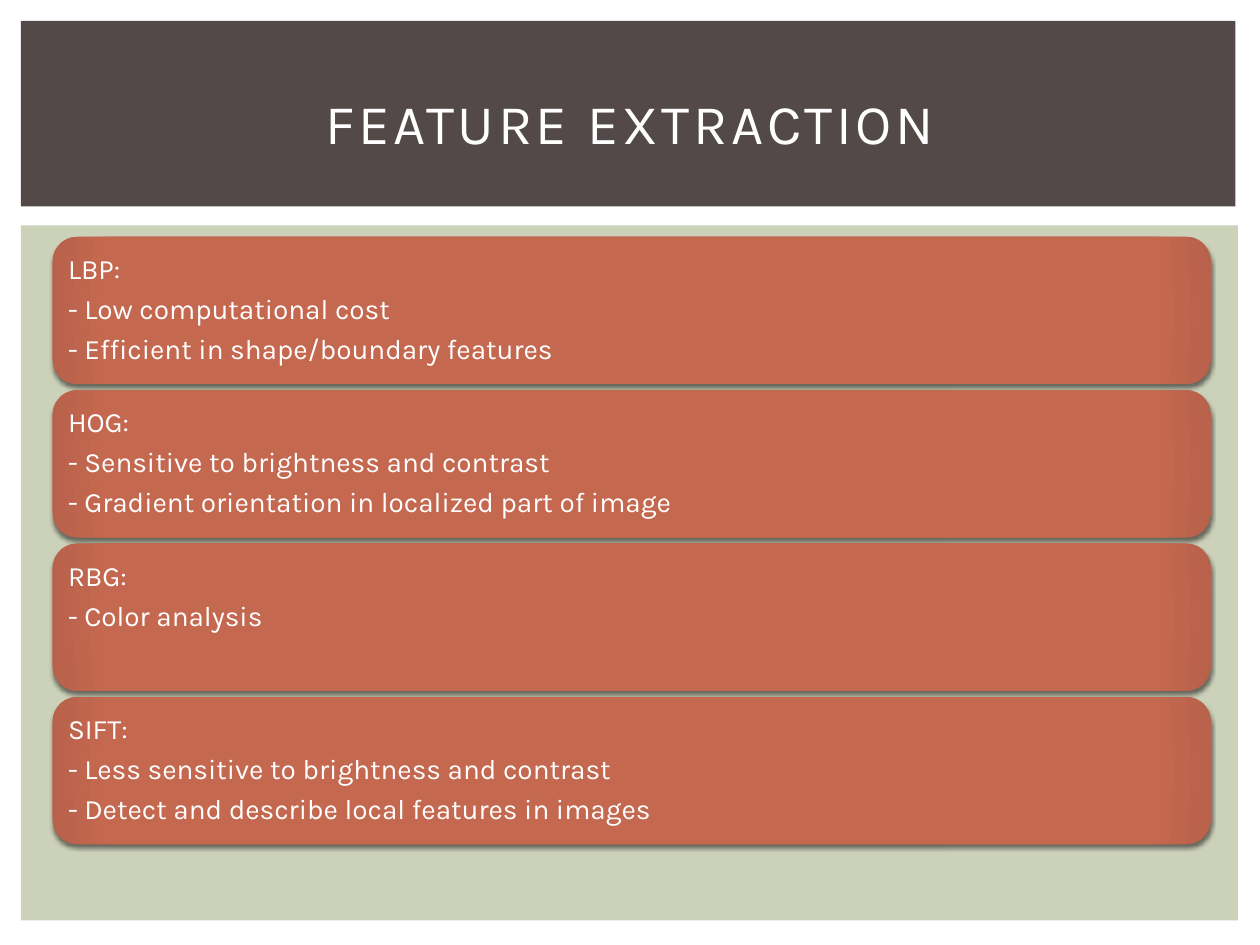
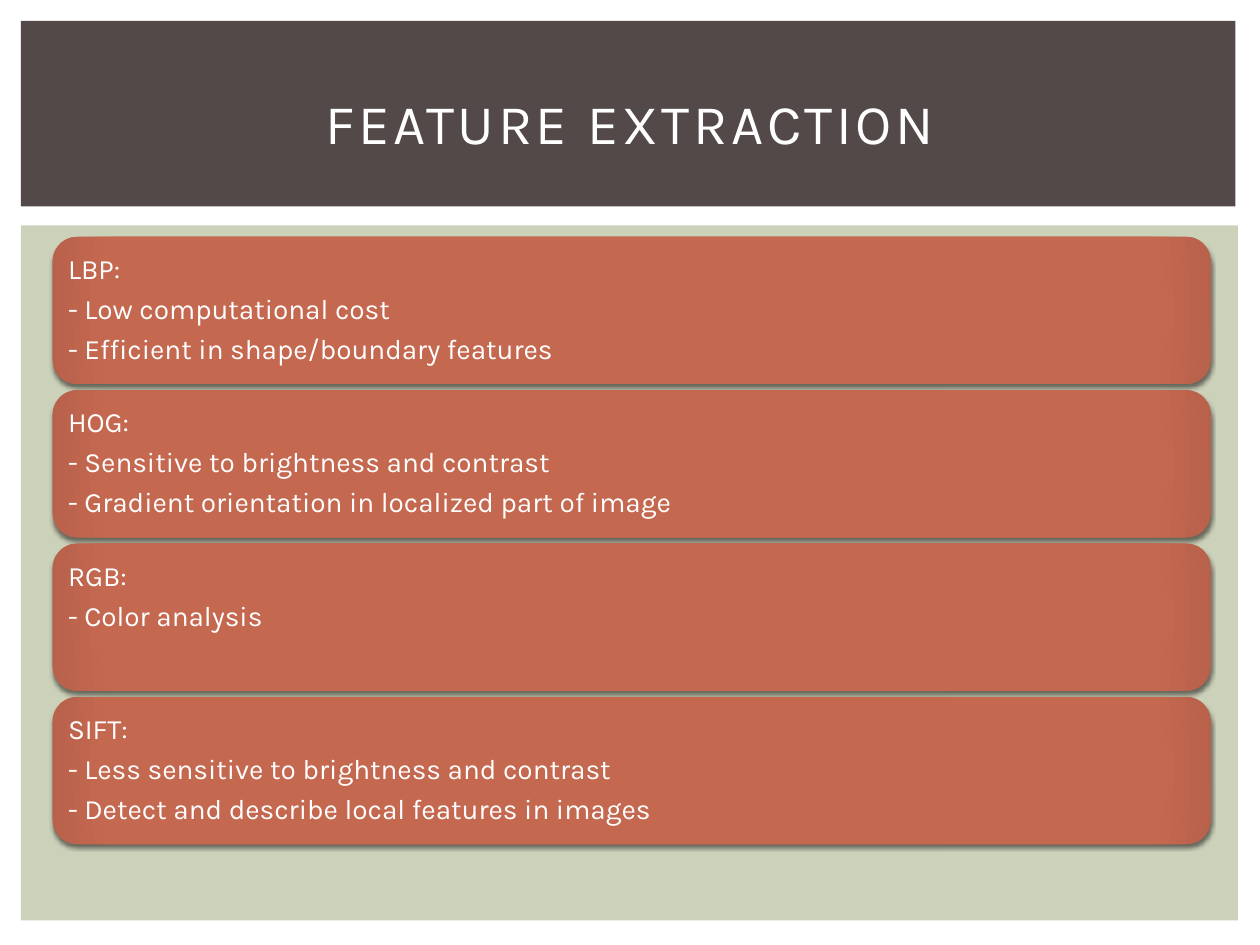
Before and after one commit to TZstatsADS/Spring2018-Project3-Group5, a slide deck: slide 5 of doc/Presentation.pptx. Drawn at 1260x945 pixels with LibreOffice and Linux fonts; fonts in the diff are those of the drawing. Boxes give left, top, right and bottom in pixels: in the first picture for what was removed or moved away, otherwise in the second. Text is boxed around its words. In the diff, an @@ line names an element or a change of style, - is before the commit and + after.

```diff
--- a/doc/Presentation.pptx
+++ b/doc/Presentation.pptx
@@ text at (x1=68, y1=568, x2=127, y2=587): text changed @@
-RBG:
+RGB:
```
Also in this commit, not shown: 2 other slides changed, 1 slide added.
